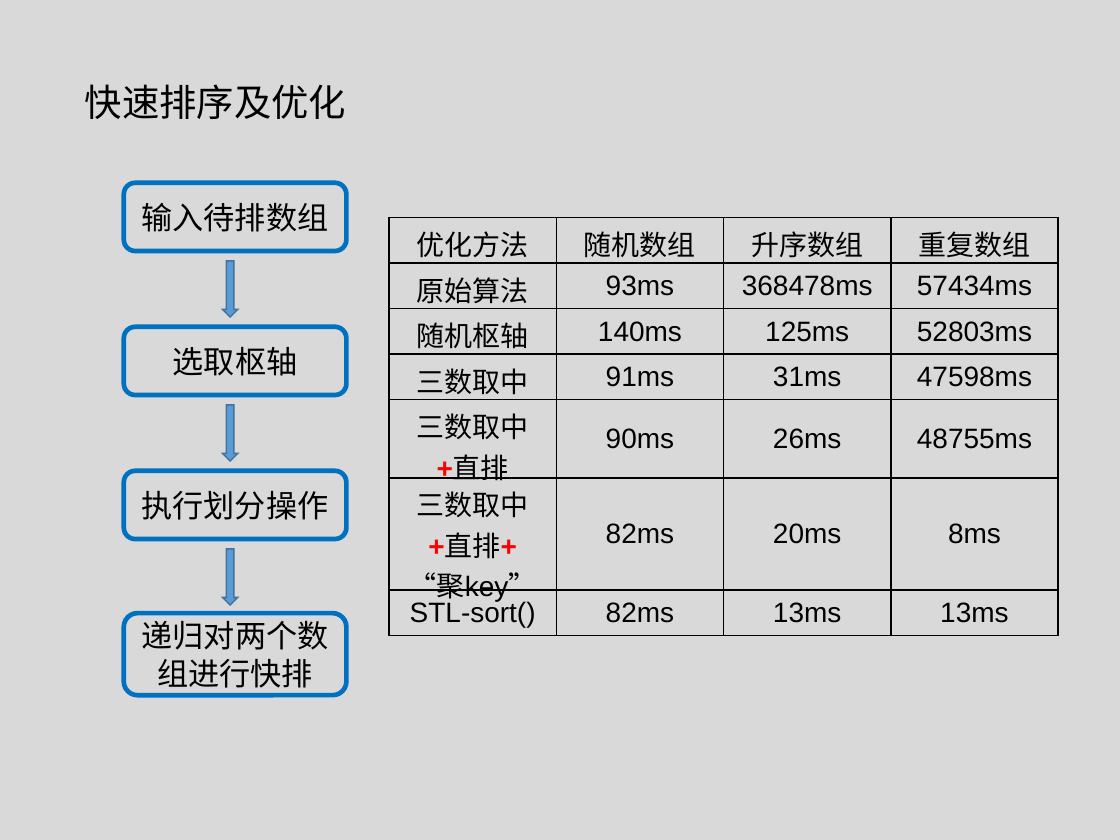
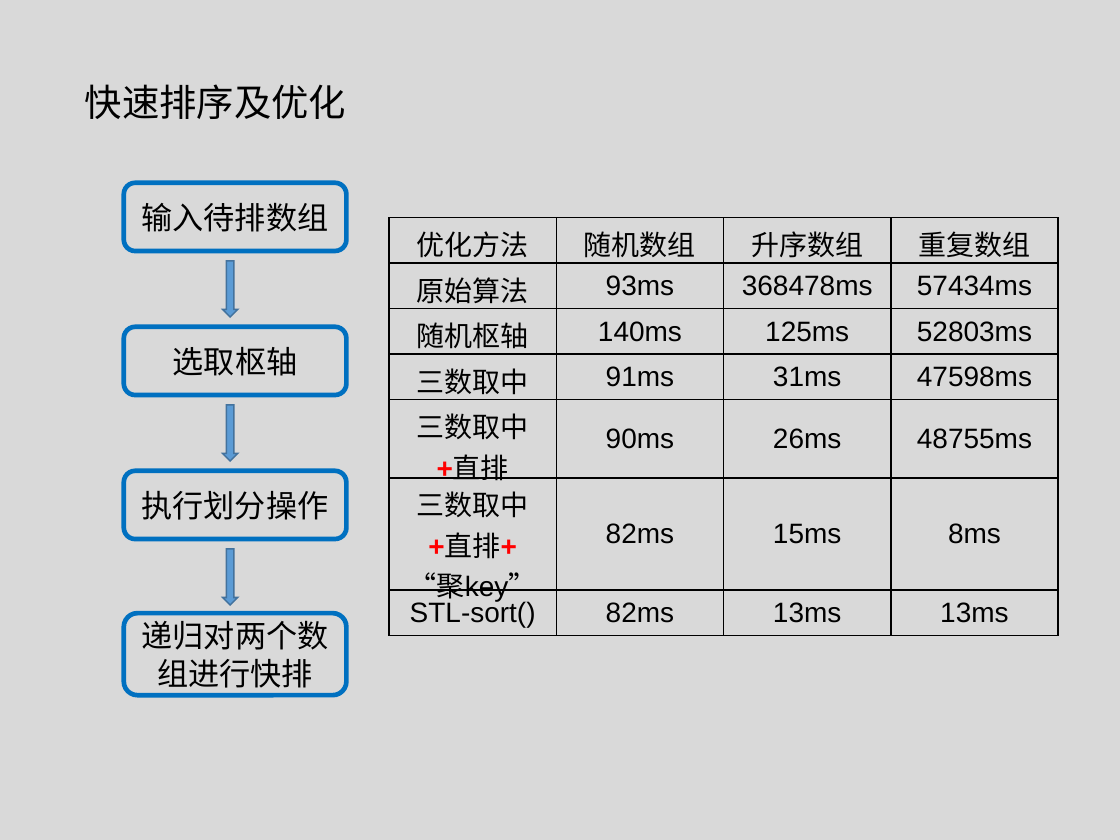
Before and after one commit to tianzhuwei/PPT, a slide deck: slide 7 of 快排+优化.pptx. Drawn at 1120x840 pixels with LibreOffice and Linux fonts; fonts in the diff are those of the drawing. Boxes give left, top, right and bottom in pixels: in the first picture for what was removed or moved away, otherwise in the second. Text is boxed around its words. In the diff, an @@ line names an element or a change of style, - is before the commit and + after.

```diff
--- a/快排+优化.pptx
+++ b/快排+优化.pptx
@@ table at (389, 217, 1056, 635) @@
-row 6, column 3: 20ms
+row 6, column 3: 15ms
```
Also in this commit, not shown: 1 other slide changed, 2 slides added, 1 slide removed, 1 other file.
